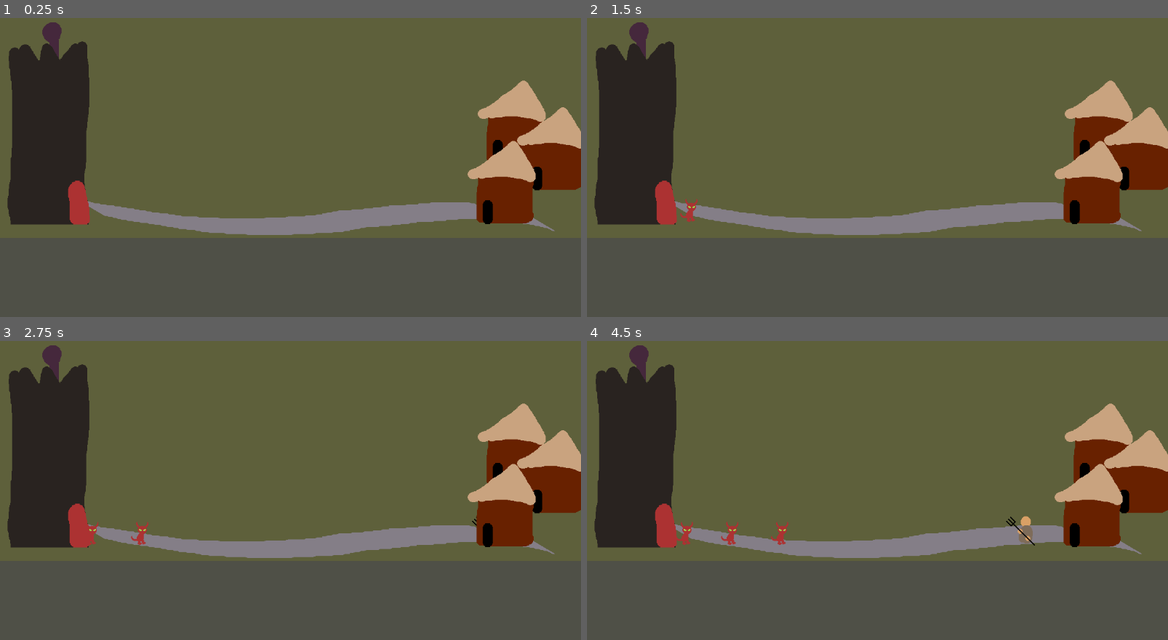
Above: before the commit, frames 1-4 (two rows, left to right).
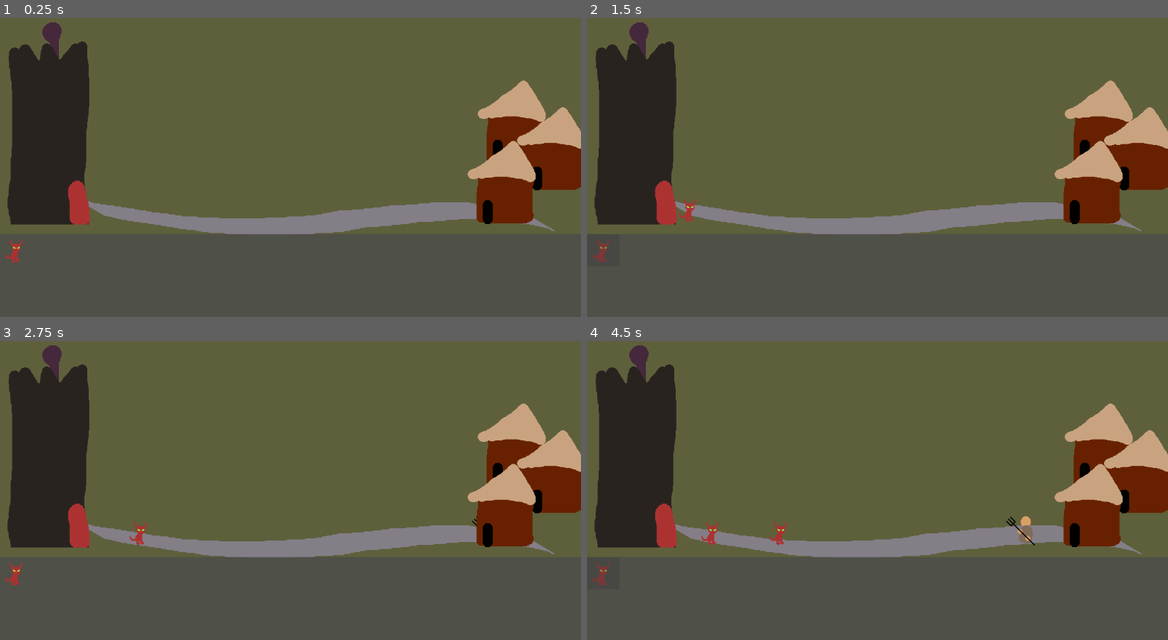
Above: after the commit, the same moments.

Repository: quinnrdavis/LD55
Game: Godot game, scene res://level.tscn
Same seed, same stepped clock (60 frames per second), same inputs: the game is played once before the commit and once after it.
Inputs (mouse positions are in pixels of both pictures, inside the frame that each line leads up to):
- Up to frame 1 (0.25 s): no input
- Up to frame 2 (1.5 s): click (604, 251) at 0.52 s; move the mouse to (1005, 137) at 1.27 s; click (1005, 137) at 1.42 s
- Up to frame 3 (2.75 s): move the mouse to (174, 493) at 2.02 s; click (174, 493) at 2.17 s
- Up to frame 4 (4.5 s): click (604, 574) at 2.77 s; move the mouse to (935, 406) at 3.52 s; click (935, 406) at 3.67 s; move the mouse to (848, 541) at 4.27 s; click (848, 541) at 4.42 s

The runs differ from the first frame. In frame 1, 0.1% of the frame differs, in the area x 0-51%, y 72-82%; in frame 2, 0.2%; in frame 3, 0.3%; in frame 4, 0.5%, in the area x 0-51%, y 60-82%.

Commit message:
Minions and villagers can attack and die

Diff:
--- a/Minions.gd
+++ b/Minions.gd
@@ -4,23 +4,25 @@
 @onready var imp_timer = $ImpTimer
 @onready var imp = preload("res://imp.tscn")
 
+@onready var ui = $"../UI"
+
+
 
 var imp_ready = true
 
 func _ready():
-	pass # Replace with function body.
-
-
+	ui.connect("spawn_minion", spawn_minion)
 
 func _process(delta):
-	if Input.is_mouse_button_pressed(MOUSE_BUTTON_LEFT):
-		if imp_ready == true:
-			imp_ready = false
-			imp_timer.start()
-			var impInstance = imp.instantiate()
-			add_child(impInstance)
-			impInstance.global_position = spawnPoint.global_position
+	pass
 
+func spawn_minion(minion):
+	if imp_ready == true:
+		imp_ready = false
+		imp_timer.start()
+		var impInstance = imp.instantiate()
+		add_child(impInstance)
+		impInstance.global_position = spawnPoint.global_position
 
 func _on_imp_timer_timeout():
 	imp_ready = true
--- /dev/null
+++ b/UI.gd
@@ -0,0 +1,16 @@
+extends Control
+
+@onready var minions = $"../Minions"
+@onready var imp_button = $BoxContainer/ImpContainer/ImpButton
+
+
+signal spawn_minion(minion)
+
+func _process(delta):
+	if minions.imp_ready == false:
+		imp_button.disabled = true
+	else:
+		imp_button.disabled = false
+
+func _on_texture_button_pressed(button):
+	spawn_minion.emit(button)
--- /dev/null
+++ b/character.gd
@@ -0,0 +1,35 @@
+extends Node2D
+
+@onready var animation_player = $"../AnimationPlayer"
+@onready var hitbox = $"../Hitbox"
+@onready var parent = get_parent()
+
+
+@export var SPEED = 1
+@export var MAX_HEALTH = 3
+@export var DAMAGE = 1
+
+var health
+
+func _ready():
+	health = MAX_HEALTH
+
+
+func _process(delta):
+	parent.velocity.x = SPEED
+	parent.move_and_collide(parent.velocity)
+
+
+func take_damage(damage):
+	health -= damage
+	if health <= 0:
+		parent.queue_free()
+
+
+func _on_hitbox_area_entered(area):
+	hitbox.set_deferred("monitoring", false)
+	animation_player.play("Attack")
+
+	await animation_player.animation_finished
+	if is_instance_valid(area):
+		area.get_parent().get_child(0).take_damage(DAMAGE)
--- /dev/null
+++ b/character_component.tscn
@@ -0,0 +1,6 @@
+[gd_scene load_steps=2 format=3 uid="uid://bkl7k3q7mbgeu"]
+
+[ext_resource type="Script" path="res://character.gd" id="1_cmapa"]
+
+[node name="CharacterComponent" type="Node2D"]
+script = ExtResource("1_cmapa")
--- /dev/null
+++ b/hitbox.tscn
@@ -0,0 +1,9 @@
+[gd_scene load_steps=2 format=3 uid="uid://bhokh1qtmxl3s"]
+
+[sub_resource type="RectangleShape2D" id="RectangleShape2D_j4mbg"]
+size = Vector2(49, 20)
+
+[node name="Hitbox" type="Area2D"]
+
+[node name="CollisionShape2D" type="CollisionShape2D" parent="."]
+shape = SubResource("RectangleShape2D_j4mbg")
--- /dev/null
+++ b/hurtbox.tscn
@@ -0,0 +1,8 @@
+[gd_scene load_steps=2 format=3 uid="uid://rdpum1s7bsh5"]
+
+[sub_resource type="RectangleShape2D" id="RectangleShape2D_rj34h"]
+
+[node name="Hurtbox" type="Area2D"]
+
+[node name="CollisionShape2D" type="CollisionShape2D" parent="."]
+shape = SubResource("RectangleShape2D_rj34h")
--- a/imp.gd
+++ /dev/null
@@ -1,11 +0,0 @@
-extends CharacterBody2D
-
-@export var SPEED = 1
-
-func _ready():
-	pass # Replace with function body.
-
-
-func _process(delta):
-	velocity.x = SPEED
-	move_and_collide(velocity)
--- a/imp.tscn
+++ b/imp.tscn
@@ -1,13 +1,92 @@
-[gd_scene load_steps=4 format=3 uid="uid://c5u6u3rqv0ih5"]
+[gd_scene load_steps=9 format=3 uid="uid://c5u6u3rqv0ih5"]
 
+[ext_resource type="PackedScene" uid="uid://bkl7k3q7mbgeu" path="res://character_component.tscn" id="1_ecbnx"]
 [ext_resource type="Texture2D" uid="uid://4miay6gcrvli" path="res://sprites/imp.png" id="1_j155s"]
-[ext_resource type="Script" path="res://imp.gd" id="1_oxvgq"]
 
 [sub_resource type="RectangleShape2D" id="RectangleShape2D_tuiwv"]
 size = Vector2(17, 46)
 
+[sub_resource type="Animation" id="Animation_2s8so"]
+resource_name = "Attack"
+length = 0.8
+tracks/0/type = "value"
+tracks/0/imported = false
+tracks/0/enabled = true
+tracks/0/path = NodePath("Sprite2D:position")
+tracks/0/interp = 1
+tracks/0/loop_wrap = true
+tracks/0/keys = {
+"times": PackedFloat32Array(0, 0.5, 0.6, 0.8),
+"transitions": PackedFloat32Array(1, 1, 1, 1),
+"update": 0,
+"values": [Vector2(0, 14), Vector2(-4, 14), Vector2(8, 14), Vector2(0, 14)]
+}
+tracks/1/type = "value"
+tracks/1/imported = false
+tracks/1/enabled = true
+tracks/1/path = NodePath("Sprite2D:rotation")
+tracks/1/interp = 1
+tracks/1/loop_wrap = true
+tracks/1/keys = {
+"times": PackedFloat32Array(0, 0.3, 0.5, 0.6, 0.8),
+"transitions": PackedFloat32Array(1, 1, 1, 1, 1),
+"update": 0,
+"values": [0.0, 0.0, 0.261799, 0.261799, 0.0]
+}
+tracks/2/type = "value"
+tracks/2/imported = false
+tracks/2/enabled = true
+tracks/2/path = NodePath("Hitbox:monitoring")
+tracks/2/interp = 1
+tracks/2/loop_wrap = true
+tracks/2/keys = {
+"times": PackedFloat32Array(0.8),
+"transitions": PackedFloat32Array(1),
+"update": 1,
+"values": [true]
+}
+
+[sub_resource type="Animation" id="Animation_53jdb"]
+length = 0.001
+tracks/0/type = "value"
+tracks/0/imported = false
+tracks/0/enabled = true
+tracks/0/path = NodePath("Sprite2D:position")
+tracks/0/interp = 1
+tracks/0/loop_wrap = true
+tracks/0/keys = {
+"times": PackedFloat32Array(0),
+"transitions": PackedFloat32Array(1),
+"update": 0,
+"values": [Vector2(0, 14)]
+}
+tracks/1/type = "value"
+tracks/1/imported = false
+tracks/1/enabled = true
+tracks/1/path = NodePath("Sprite2D:rotation")
+tracks/1/interp = 1
+tracks/1/loop_wrap = true
+tracks/1/keys = {
+"times": PackedFloat32Array(0),
+"transitions": PackedFloat32Array(1),
+"update": 0,
+"values": [0.0]
+}
+
+[sub_resource type="AnimationLibrary" id="AnimationLibrary_ds0s0"]
+_data = {
+"Attack": SubResource("Animation_2s8so"),
+"RESET": SubResource("Animation_53jdb")
+}
+
+[sub_resource type="RectangleShape2D" id="RectangleShape2D_ifbs3"]
+
+[sub_resource type="RectangleShape2D" id="RectangleShape2D_hypcl"]
+size = Vector2(9, 46)
+
 [node name="Imp" type="CharacterBody2D"]
-script = ExtResource("1_oxvgq")
+
+[node name="CharacterComponent" parent="." instance=ExtResource("1_ecbnx")]
 
 [node name="Sprite2D" type="Sprite2D" parent="."]
 position = Vector2(0, 14)
@@ -16,3 +95,25 @@
 [node name="CollisionShape2D" type="CollisionShape2D" parent="."]
 position = Vector2(4.5, 16)
 shape = SubResource("RectangleShape2D_tuiwv")
+
+[node name="AnimationPlayer" type="AnimationPlayer" parent="."]
+libraries = {
+"": SubResource("AnimationLibrary_ds0s0")
+}
+
+[node name="Hitbox" type="Area2D" parent="."]
+position = Vector2(13, 8)
+collision_layer = 2
+collision_mask = 4
+
+[node name="CollisionShape2D" type="CollisionShape2D" parent="Hitbox"]
+shape = SubResource("RectangleShape2D_ifbs3")
+
+[node name="Hurtbox" type="Area2D" parent="."]
+collision_mask = 0
+
+[node name="CollisionShape2D" type="CollisionShape2D" parent="Hurtbox"]
+position = Vector2(8.5, 16)
+shape = SubResource("RectangleShape2D_hypcl")
+
+[connection signal="area_entered" from="Hitbox" to="CharacterComponent" method="_on_hitbox_area_entered"]
--- a/level.tscn
+++ b/level.tscn
@@ -1,10 +1,13 @@
-[gd_scene load_steps=6 format=3 uid="uid://sjr53ncjeb33"]
+[gd_scene load_steps=9 format=3 uid="uid://sjr53ncjeb33"]
 
 [ext_resource type="Texture2D" uid="uid://bpewnddba6n1t" path="res://sprites/path.png" id="1_gci2p"]
 [ext_resource type="Texture2D" uid="uid://cnwgcu8scxj3v" path="res://sprites/tower.png" id="2_6yoa2"]
 [ext_resource type="Script" path="res://Minions.gd" id="2_ksj2c"]
 [ext_resource type="Script" path="res://Enemies.gd" id="2_q43r5"]
 [ext_resource type="Texture2D" uid="uid://otoecseo43i7" path="res://sprites/hut.png" id="3_w56hf"]
+[ext_resource type="Texture2D" uid="uid://4miay6gcrvli" path="res://sprites/imp.png" id="6_36r04"]
+[ext_resource type="Script" path="res://UI.gd" id="6_ms6yy"]
+[ext_resource type="Texture2D" uid="uid://b5q72s2fyyr82" path="res://sprites/imp_disabled.png" id="8_qj0y5"]
 
 [node name="Level" type="Node2D"]
 
@@ -24,6 +27,7 @@
 position = Vector2(150, 420)
 
 [node name="ImpTimer" type="Timer" parent="Minions"]
+wait_time = 2.0
 
 [node name="Enemies" type="Node2D" parent="."]
 script = ExtResource("2_q43r5")
@@ -51,11 +55,40 @@
 position = Vector2(994, 381)
 texture = ExtResource("3_w56hf")
 
-[node name="UI" type="ColorRect" parent="."]
-offset_top = 491.0
+[node name="UI" type="Control" parent="."]
+layout_mode = 3
+anchors_preset = 0
+offset_top = 483.0
 offset_right = 1152.0
 offset_bottom = 648.0
+script = ExtResource("6_ms6yy")
+
+[node name="UIBackground" type="ColorRect" parent="UI"]
+layout_mode = 1
+anchors_preset = 15
+anchor_right = 1.0
+anchor_bottom = 1.0
+grow_horizontal = 2
+grow_vertical = 2
 color = Color(0.294118, 0.294118, 0.294118, 0.780392)
+
+[node name="BoxContainer" type="BoxContainer" parent="UI"]
+layout_mode = 1
+anchors_preset = 15
+anchor_right = 1.0
+anchor_bottom = 1.0
+grow_horizontal = 2
+grow_vertical = 2
+size_flags_horizontal = 4
+
+[node name="ImpContainer" type="VBoxContainer" parent="UI/BoxContainer"]
+layout_mode = 2
+
+[node name="ImpButton" type="TextureButton" parent="UI/BoxContainer/ImpContainer"]
+layout_mode = 2
+texture_normal = ExtResource("6_36r04")
+texture_disabled = ExtResource("8_qj0y5")
 
 [connection signal="timeout" from="Minions/ImpTimer" to="Minions" method="_on_imp_timer_timeout"]
 [connection signal="timeout" from="Enemies/Timer" to="Enemies" method="_on_timer_timeout"]
+[connection signal="pressed" from="UI/BoxContainer/ImpContainer/ImpButton" to="UI" method="_on_texture_button_pressed" binds= ["imp"]]
--- a/pitchfork_villager.gd
+++ b/pitchfork_villager.gd
@@ -1,11 +1,21 @@
 extends CharacterBody2D
 
-@export var SPEED = 1
+@export var SPEED = -1
+@export var MAX_HEALTH = 3
+@export var DAMAGE = 2
+
+var health
 
 func _ready():
-	pass # Replace with function body.
+	health = MAX_HEALTH
 
 
 func _process(delta):
-	velocity.x = -SPEED
+	velocity.x = SPEED
 	move_and_collide(velocity)
+
+
+func take_damage(damage):
+	health -= damage
+	if health <= 0:
+		queue_free()
--- a/pitchfork_villager.tscn
+++ b/pitchfork_villager.tscn
@@ -1,17 +1,119 @@
-[gd_scene load_steps=4 format=3 uid="uid://bxy5yjo1qaim8"]
+[gd_scene load_steps=9 format=3 uid="uid://bxy5yjo1qaim8"]
 
 [ext_resource type="Texture2D" uid="uid://mq7tyxbgkuyr" path="res://sprites/forkvillager.png" id="1_ojsfp"]
-[ext_resource type="Script" path="res://pitchfork_villager.gd" id="1_qi03g"]
+[ext_resource type="PackedScene" uid="uid://bkl7k3q7mbgeu" path="res://character_component.tscn" id="1_phv4s"]
 
-[sub_resource type="RectangleShape2D" id="RectangleShape2D_no67q"]
+[sub_resource type="RectangleShape2D" id="RectangleShape2D_uxq0g"]
 size = Vector2(22, 54)
 
+[sub_resource type="Animation" id="Animation_hg1y4"]
+resource_name = "Attack"
+tracks/0/type = "value"
+tracks/0/imported = false
+tracks/0/enabled = true
+tracks/0/path = NodePath("Sprite2D:position")
+tracks/0/interp = 1
+tracks/0/loop_wrap = true
+tracks/0/keys = {
+"times": PackedFloat32Array(0, 0.7, 0.8, 1),
+"transitions": PackedFloat32Array(1, 1, 1, 1),
+"update": 0,
+"values": [Vector2(0, 0), Vector2(5, 0), Vector2(-5, 0), Vector2(0, 0)]
+}
+tracks/1/type = "value"
+tracks/1/imported = false
+tracks/1/enabled = true
+tracks/1/path = NodePath("Sprite2D:rotation")
+tracks/1/interp = 1
+tracks/1/loop_wrap = true
+tracks/1/keys = {
+"times": PackedFloat32Array(0, 0.4, 0.7, 0.8, 1),
+"transitions": PackedFloat32Array(1, 1, 1, 1, 1),
+"update": 0,
+"values": [0.0, 0.0, -0.261799, -0.261799, 0.0]
+}
+tracks/2/type = "value"
+tracks/2/imported = false
+tracks/2/enabled = true
+tracks/2/path = NodePath("Hitbox:monitoring")
+tracks/2/interp = 1
+tracks/2/loop_wrap = true
+tracks/2/keys = {
+"times": PackedFloat32Array(1),
+"transitions": PackedFloat32Array(1),
+"update": 1,
+"values": [true]
+}
+
+[sub_resource type="Animation" id="Animation_wuhd2"]
+length = 0.001
+tracks/0/type = "value"
+tracks/0/imported = false
+tracks/0/enabled = true
+tracks/0/path = NodePath("Sprite2D:position")
+tracks/0/interp = 1
+tracks/0/loop_wrap = true
+tracks/0/keys = {
+"times": PackedFloat32Array(0),
+"transitions": PackedFloat32Array(1),
+"update": 0,
+"values": [Vector2(0, 0)]
+}
+tracks/1/type = "value"
+tracks/1/imported = false
+tracks/1/enabled = true
+tracks/1/path = NodePath("Sprite2D:rotation")
+tracks/1/interp = 1
+tracks/1/loop_wrap = true
+tracks/1/keys = {
+"times": PackedFloat32Array(0),
+"transitions": PackedFloat32Array(1),
+"update": 0,
+"values": [0.0]
+}
+
+[sub_resource type="AnimationLibrary" id="AnimationLibrary_5xrwl"]
+_data = {
+"Attack": SubResource("Animation_hg1y4"),
+"RESET": SubResource("Animation_wuhd2")
+}
+
+[sub_resource type="RectangleShape2D" id="RectangleShape2D_j4mbg"]
+size = Vector2(49, 20)
+
+[sub_resource type="RectangleShape2D" id="RectangleShape2D_dymli"]
+size = Vector2(12, 54)
+
 [node name="PitchforkVillager" type="CharacterBody2D"]
-script = ExtResource("1_qi03g")
+
+[node name="CharacterComponent" parent="." instance=ExtResource("1_phv4s")]
+SPEED = -1
 
 [node name="Sprite2D" type="Sprite2D" parent="."]
 texture = ExtResource("1_ojsfp")
 
 [node name="CollisionShape2D" type="CollisionShape2D" parent="."]
 position = Vector2(1, 9)
-shape = SubResource("RectangleShape2D_no67q")
+shape = SubResource("RectangleShape2D_uxq0g")
+
+[node name="AnimationPlayer" type="AnimationPlayer" parent="."]
+libraries = {
+"": SubResource("AnimationLibrary_5xrwl")
+}
+
+[node name="Hitbox" type="Area2D" parent="."]
+collision_layer = 8
+
+[node name="CollisionShape2D" type="CollisionShape2D" parent="Hitbox"]
+position = Vector2(-14.5, 0)
+shape = SubResource("RectangleShape2D_j4mbg")
+
+[node name="Hurtbox" type="Area2D" parent="."]
+collision_layer = 4
+collision_mask = 0
+
+[node name="CollisionShape2D" type="CollisionShape2D" parent="Hurtbox"]
+position = Vector2(-4, 9)
+shape = SubResource("RectangleShape2D_dymli")
+
+[connection signal="area_entered" from="Hitbox" to="CharacterComponent" method="_on_hitbox_area_entered"]
--- a/project.godot
+++ b/project.godot
@@ -15,6 +15,13 @@
 config/features=PackedStringArray("4.2", "GL Compatibility")
 config/icon="res://icon.svg"
 
+[layer_names]
+
+2d_physics/layer_1="minions"
+2d_physics/layer_2="minion hitboxes"
+2d_physics/layer_3="villagers"
+2d_physics/layer_4="villager hitboxes"
+
 [rendering]
 
 textures/canvas_textures/default_texture_filter=0
Binary file changed: sprites/imp.aseprite
Binary file added: sprites/imp_disabled.aseprite
Binary file added: sprites/imp_disabled.png
Not shown, added: sprites/imp_disabled.png.import
